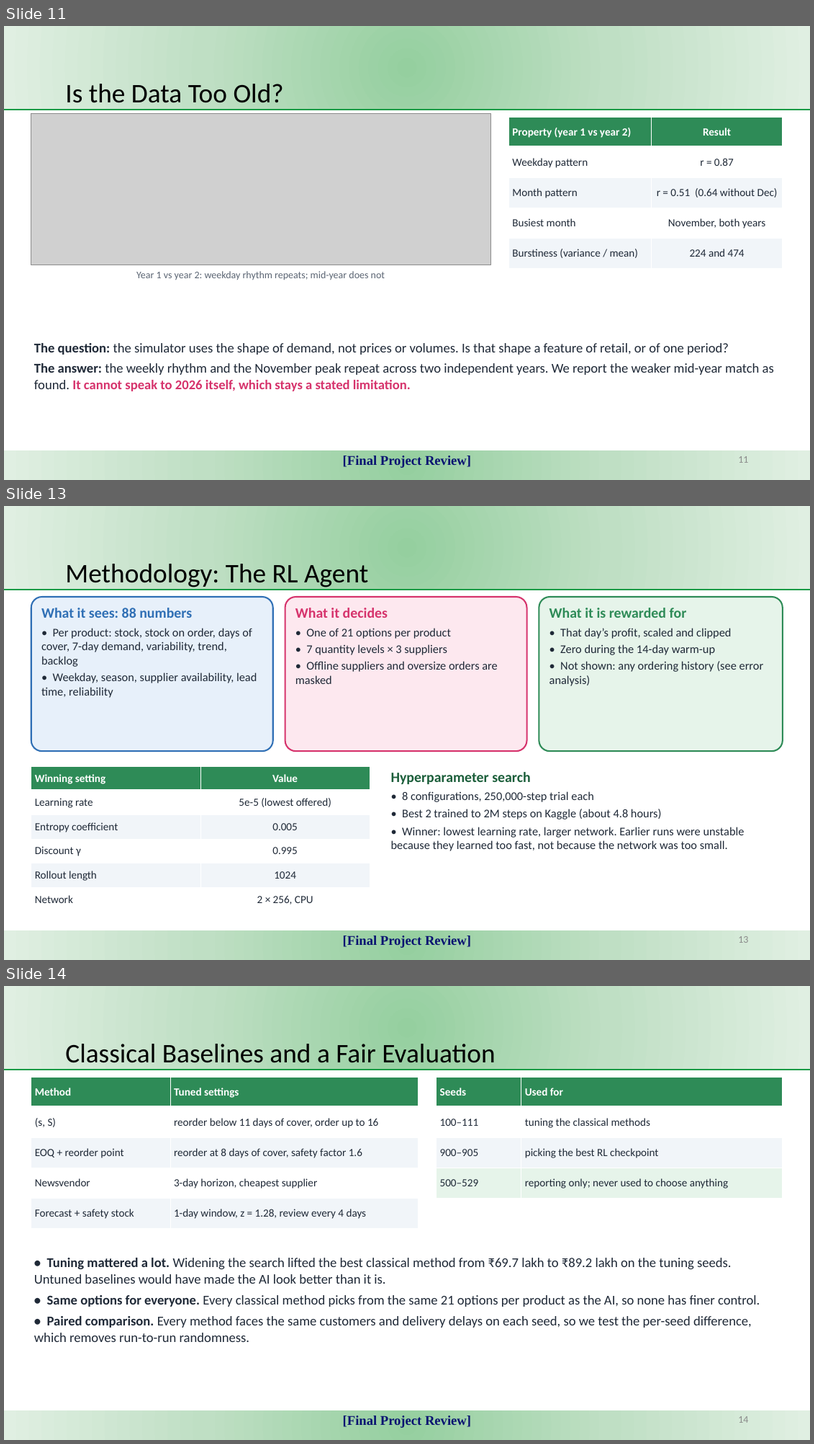
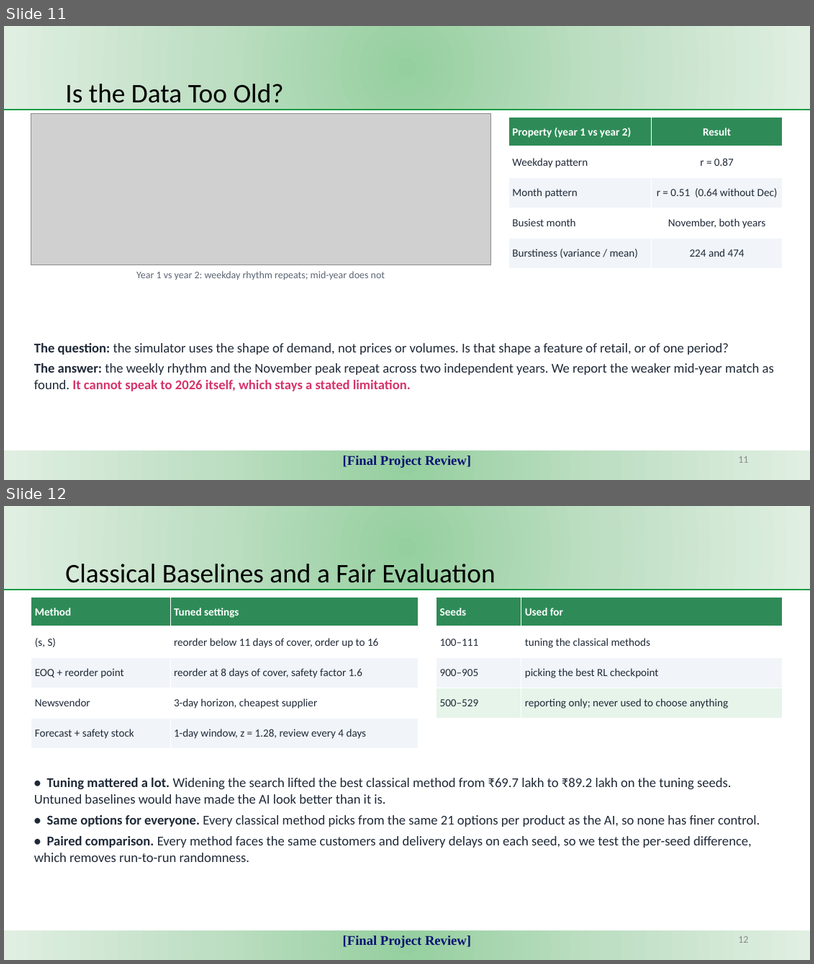
Before and after one commit to KJSK-Koushik/Supply-AI-RL-Explainable-supply-chain-Optimisation, a slide deck: reports/SupplyAI-RL_Final_Project_Review.pptx. Shown one above the other, each under a label of ours: slides 11, 13 and 14 before the commit, slides 11 and 12 after it; the slides between them are not shown. The pictures are 814x1444 and 814x964 pixels, drawn with LibreOffice and Linux fonts; fonts in the diff are those of the drawing; grey boxes stand for pictures. Boxes give left, top, right and bottom in pixels: in the first picture for what was removed or moved away, otherwise in the second. Text is boxed around its words. In the diff, an @@ line names an element or a change of style, - is before the commit and + after.

```diff
--- a/reports/SupplyAI-RL_Final_Project_Review.pptx
+++ b/reports/SupplyAI-RL_Final_Project_Review.pptx
@@ slide 13 removed at bbox=[4, 506, 810, 960], background #FFFFFF @@
@@ rectangle removed at bbox=[4, 506, 810, 590] @@
@@ title removed at bbox=[65, 564, 368, 590] @@
-Methodology: The RL Agent
@@ line removed from (4, 590) to (810, 590) @@
@@ rounded rectangle removed at bbox=[31, 597, 273, 751] @@
@@ text removed at bbox=[41, 608, 257, 698] @@
-What it sees: 88 numbers
-• Per product: stock, stock on order, days of cover, 7-day demand, variability, trend, backlog
-• Weekday, season, supplier availability, lead time, reliability
@@ rounded rectangle removed at bbox=[286, 597, 527, 751] @@
@@ text removed at bbox=[296, 608, 497, 684] @@
-What it decides
-• One of 21 options per product
-• 7 quantity levels × 3 suppliers
-• Offline suppliers and oversize orders are masked
@@ rounded rectangle removed at bbox=[540, 597, 783, 751] @@
@@ text removed at bbox=[550, 608, 764, 686] @@
-What it is rewarded for
-• That day’s profit, scaled and clipped
-• Zero during the 14-day warm-up
-• Not shown: any ordering history (see error analysis)
@@ table removed at bbox=[31, 766, 370, 911], 6 rows, 2 columns @@
-Winning setting | Value
-Learning rate | 5e-5 (lowest offered)
-Entropy coefficient | 0.005
-Discount γ | 0.995
-Rollout length | 1024
-Network | 2 × 256, CPU
@@ text removed at bbox=[391, 772, 745, 851] @@
-Hyperparameter search
-• 8 configurations, 250,000-step trial each
-• Best 2 trained to 2M steps on Kaggle (about 4.8 hours)
-• Winner: lowest learning rate, larger network. Earlier runs were unstable because they learned too fast, not because the network was too small.
@@ rectangle removed at bbox=[4, 931, 810, 960] @@
-[Final Project Review]
@@ page number removed at bbox=[738, 936, 748, 942] @@
-13
@@ what was slide 14 is now slide 12 @@
@@ page number at bbox=[738, 936, 748, 942]: text changed @@
-14
+12
```
Also in this commit, not shown: 7 slides changed, 3 other slides removed, 3 other files.
